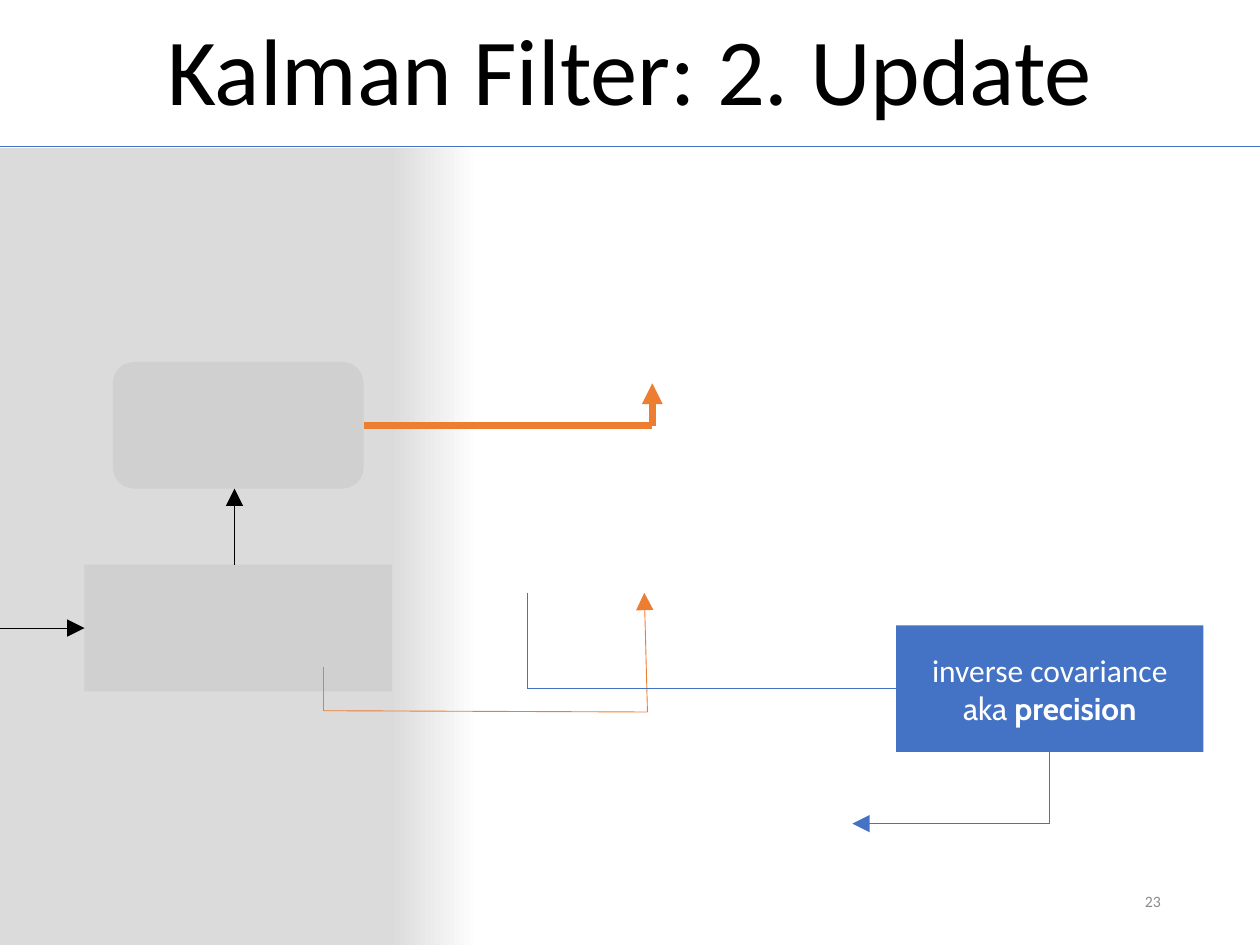
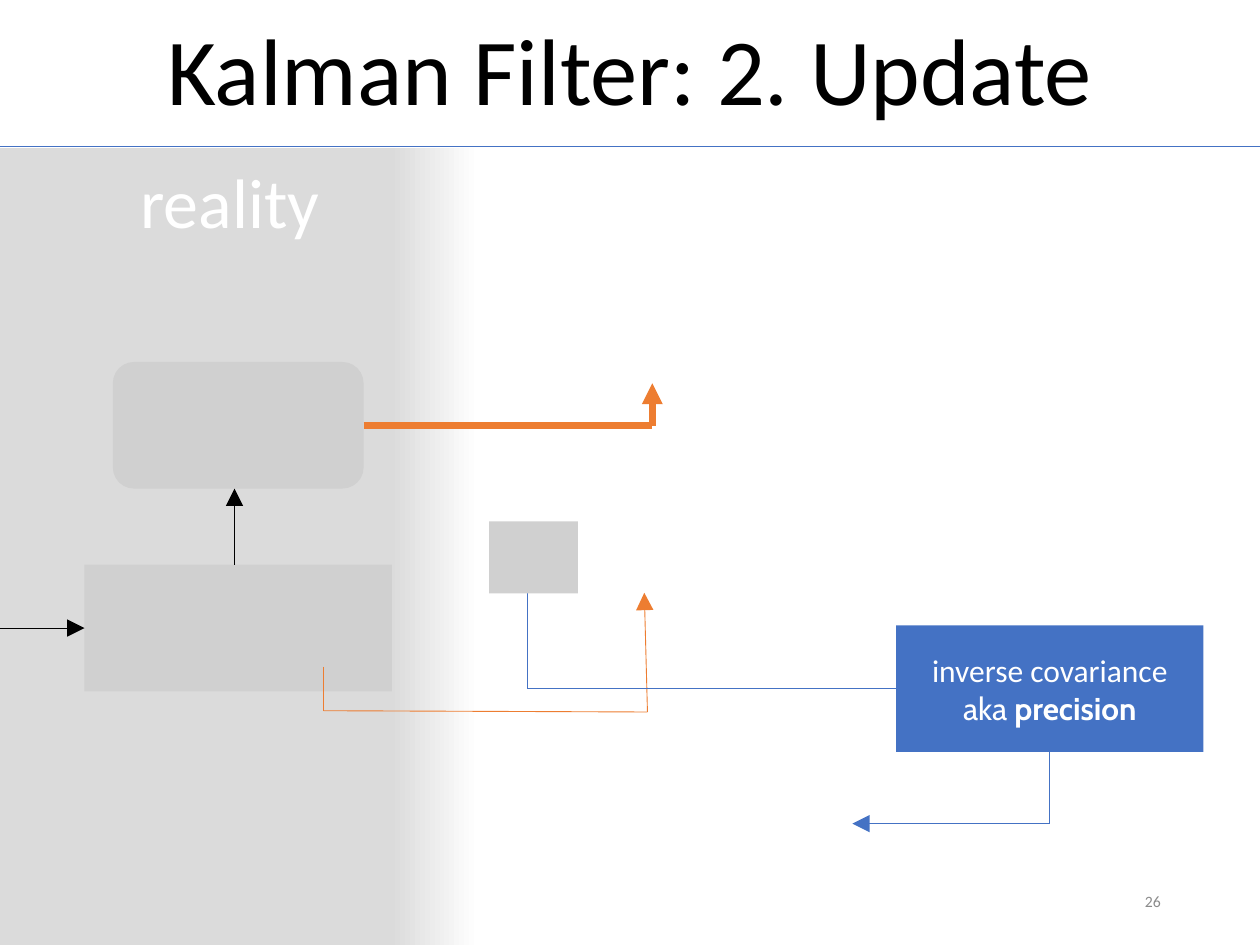
Before and after one commit to MichiHo/flocking, a slide deck: slide 26 of vortrag/ba_seminar_presentation.pptx (slide 23 before the commit). Drawn at 1260x945 pixels with LibreOffice and Linux fonts; fonts in the diff are those of the drawing; grey boxes stand for pictures. Boxes give left, top, right and bottom in pixels: in the first picture for what was removed or moved away, otherwise in the second. Text is boxed around its words. In the diff, an @@ line names an element or a change of style, - is before the commit and + after.

```diff
--- a/vortrag/ba_seminar_presentation.pptx
+++ b/vortrag/ba_seminar_presentation.pptx
@@ text added at <box>141,162,320,247</box>, 40 pt, text #FFFFFF @@
+reality
@@ picture added at <box>489,522,578,593</box> @@
@@ page number at <box>1145,896,1161,907</box>: text changed @@
-23
+26
```
Also in this commit, not shown: 6 other slides changed, 3 slides added, 1 other file.
